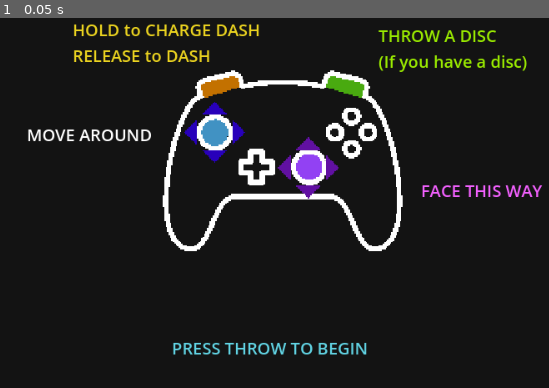
Above: before the commit, frame 1.
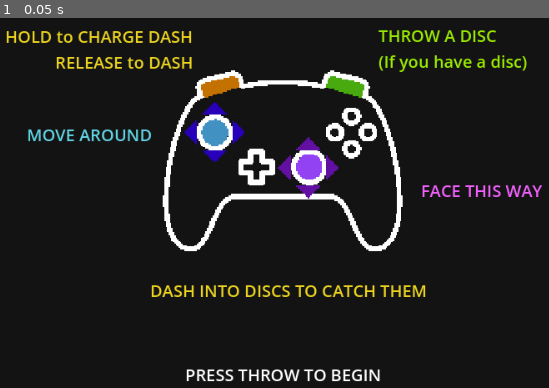
Above: after the commit, the same moment.

Repository: catgirl-software/nor2
Game: Godot game, scene res://scenes/game_scenes/tutorial_screen.tscn
The game is run twice, just before and just after one commit, with the same random seed, the same clock (stepped at 60 frames per second) and the same inputs. This scene is started directly instead of the project's main scene.
Inputs:
- Up to frame 1 (0.05 s): no input

The runs differ from the first frame. In frame 1, 4.2% of the frame differs, in the area x 1-78%, y 1-99%.

Commit message:
some fixes

Diff:
--- a/project.godot
+++ b/project.godot
@@ -277,7 +277,7 @@
 "deadzone": 0.5,
 "events": [Object(InputEventJoypadButton,"resource_local_to_scene":false,"resource_name":"","device":0,"button_index":1,"pressure":0.0,"pressed":false,"script":null)
 , Object(InputEventJoypadButton,"resource_local_to_scene":false,"resource_name":"","device":0,"button_index":9,"pressure":0.0,"pressed":true,"script":null)
-, Object(InputEventJoypadMotion,"resource_local_to_scene":false,"resource_name":"","device":-1,"axis":4,"axis_value":1.0,"script":null)
+, Object(InputEventJoypadMotion,"resource_local_to_scene":false,"resource_name":"","device":0,"axis":4,"axis_value":1.0,"script":null)
 ]
 }
 joystick_2_back={
--- a/scenes/game_scenes/tutorial_screen.tscn
+++ b/scenes/game_scenes/tutorial_screen.tscn
@@ -26,12 +26,17 @@
 color = Color(0.0745098, 0.0745098, 0.0745098, 1)
 
 [node name="Label" type="Label" parent="ColorRect"]
+layout_mode = 0
 offset_left = 151.0
 offset_top = 157.0
 offset_right = 302.0
 offset_bottom = 219.0
 text = "MOVE AROUND"
 label_settings = SubResource("LabelSettings_r7ikf")
+
+[node name="TeamMarker" type="Node" parent="ColorRect/Label"]
+script = ExtResource("2_p4php")
+team = 3
 
 [node name="Controller" type="Sprite2D" parent="."]
 position = Vector2(459, 205)
@@ -40,16 +45,25 @@
 
 [node name="Label" type="Label" parent="."]
 layout_mode = 0
-offset_left = 325.0
-offset_top = 413.0
-offset_right = 476.0
-offset_bottom = 475.0
+offset_left = 341.0
+offset_top = 445.0
+offset_right = 577.0
+offset_bottom = 507.0
 text = "PRESS THROW TO BEGIN"
 label_settings = SubResource("LabelSettings_r7ikf")
 
-[node name="TeamMarker" type="Node" parent="Label"]
+[node name="Label5" type="Label" parent="."]
+layout_mode = 0
+offset_left = 299.0
+offset_top = 344.0
+offset_right = 632.0
+offset_bottom = 406.0
+text = "DASH INTO DISCS TO CATCH THEM"
+label_settings = SubResource("LabelSettings_r7ikf")
+
+[node name="TeamMarker" type="Node" parent="Label5"]
 script = ExtResource("2_p4php")
-team = 3
+team = 2
 
 [node name="Label2" type="Label" parent="."]
 layout_mode = 0
@@ -80,13 +94,14 @@
 
 [node name="Label4" type="Label" parent="."]
 layout_mode = 0
-offset_left = 206.0
-offset_top = 31.0
-offset_right = 385.0
-offset_bottom = 93.0
+offset_left = 125.0
+offset_top = 39.0
+offset_right = 351.0
+offset_bottom = 101.0
 text = "HOLD to CHARGE DASH
 RELEASE to DASH"
 label_settings = SubResource("LabelSettings_r7ikf")
+horizontal_alignment = 2
 
 [node name="TeamMarker" type="Node" parent="Label4"]
 script = ExtResource("2_p4php")
--- a/sprites/player.gd
+++ b/sprites/player.gd
@@ -76,6 +76,9 @@
 
 	if state == State.Ready and dash_held:
 		state = State.DashCharging
+		state = State.Dashing
+		dash_direction = last_look_direction
+		dash_frames = 8
 	if state == State.DashCharging:
 		dash_frames += 0.2
 		if dash_frames > 8:
@@ -92,7 +95,7 @@
 				state = State.Ready
 			else:
 				state = State.DashBackswing
-				await get_tree().create_timer(2.0).timeout
+				await get_tree().create_timer(1.0).timeout
 				state = State.Ready
 
 	update_dash_trail()
Not shown: 1 places in scenes/game_scenes/tutorial_screen.tscn that only renumber resources
